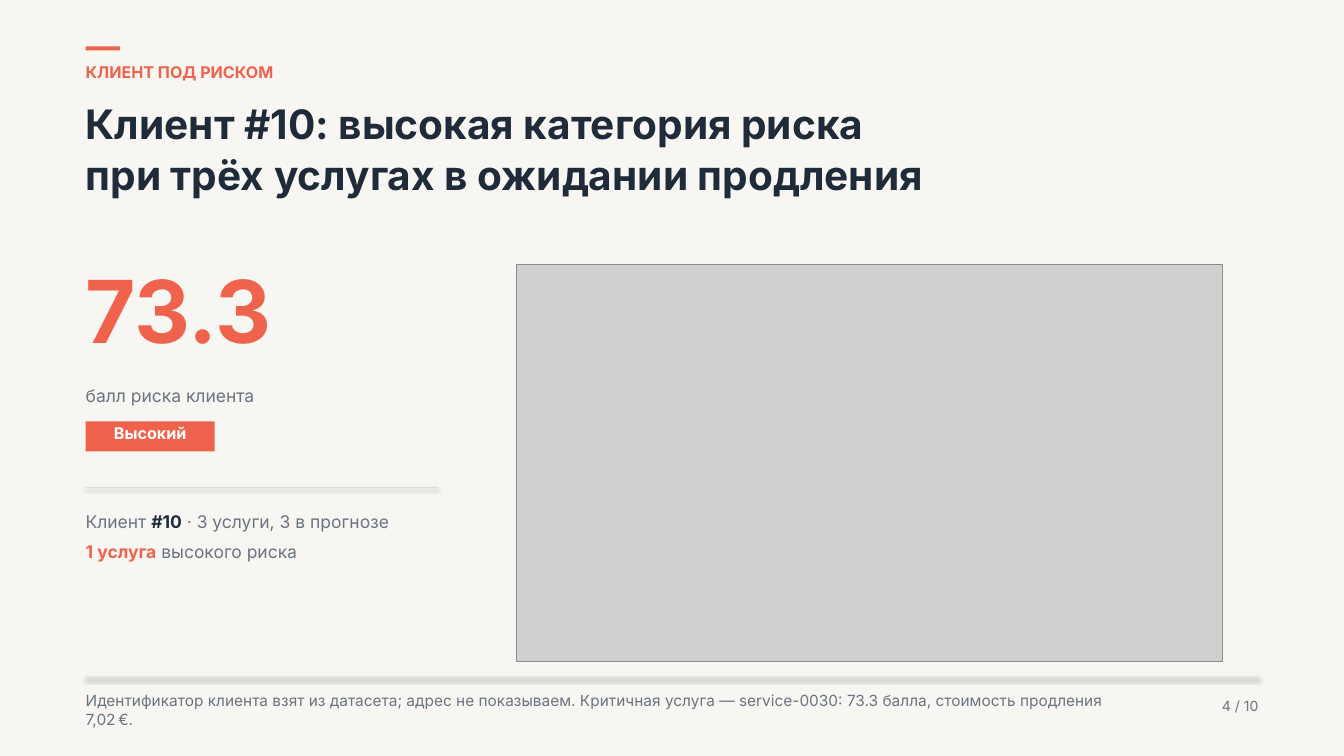
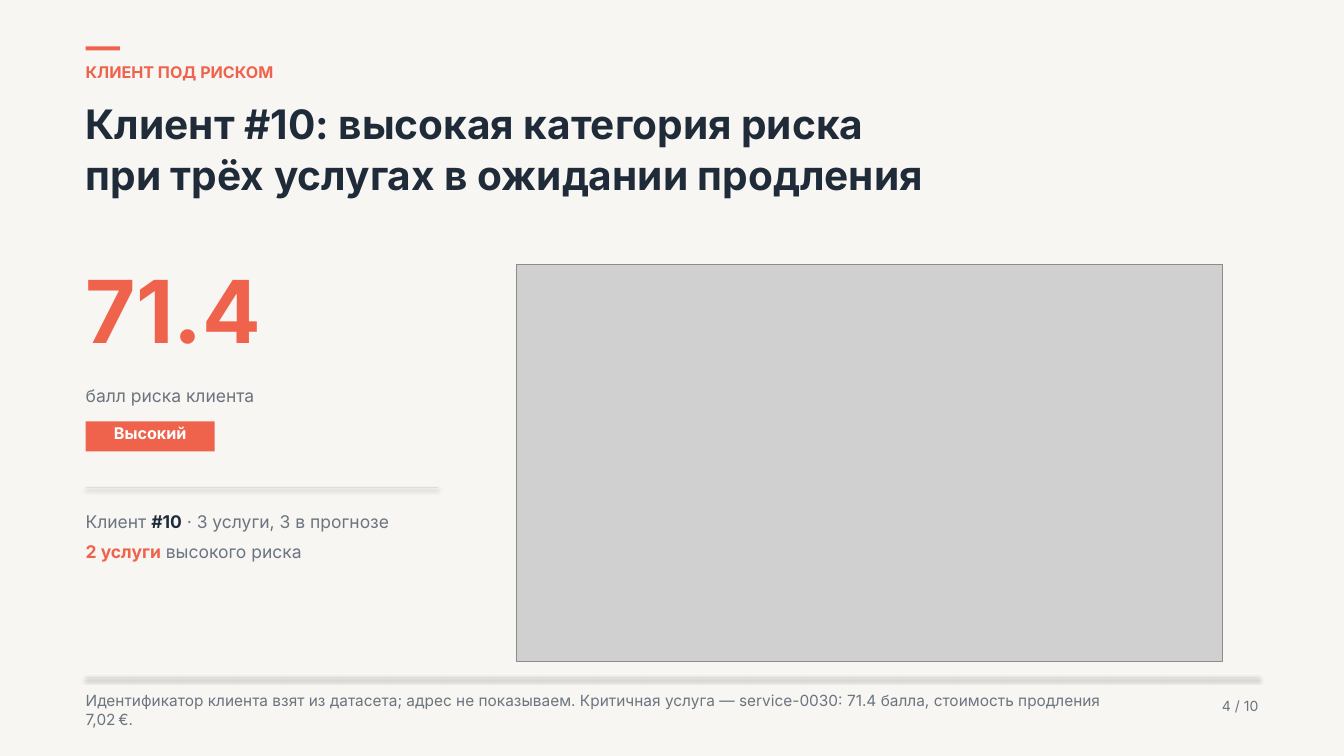
Before and after one commit to ForgeLabHub/ForgeAezaAnalizer, a slide deck: slide 4 of aeza_hackathon_osen_2026.pptx. Drawn at 1344x756 pixels with LibreOffice and Linux fonts; fonts in the diff are those of the drawing; grey boxes stand for pictures. Boxes give left, top, right and bottom in pixels: in the first picture for what was removed or moved away, otherwise in the second. Text is boxed around its words. In the diff, an @@ line names an element or a change of style, - is before the commit and + after.

```diff
--- a/aeza_hackathon_osen_2026.pptx
+++ b/aeza_hackathon_osen_2026.pptx
@@ text at (86,280,261,344): text changed @@
-73.3
+71.4
@@ text at (86,545,301,562): text changed @@
-1 услуга высокого риска
+2 услуги высокого риска
@@ text at (86,694,1100,728): text changed @@
-Идентификатор клиента взят из датасета; адрес не показываем. Критичная услуга — service-0030: 73.3 балла, стоимость продления 7,02 €.
+Идентификатор клиента взят из датасета; адрес не показываем. Критичная услуга — service-0030: 71.4 балла, стоимость продления 7,02 €.
```
Also in this commit, not shown: 3 other slides changed, 1 other file.
